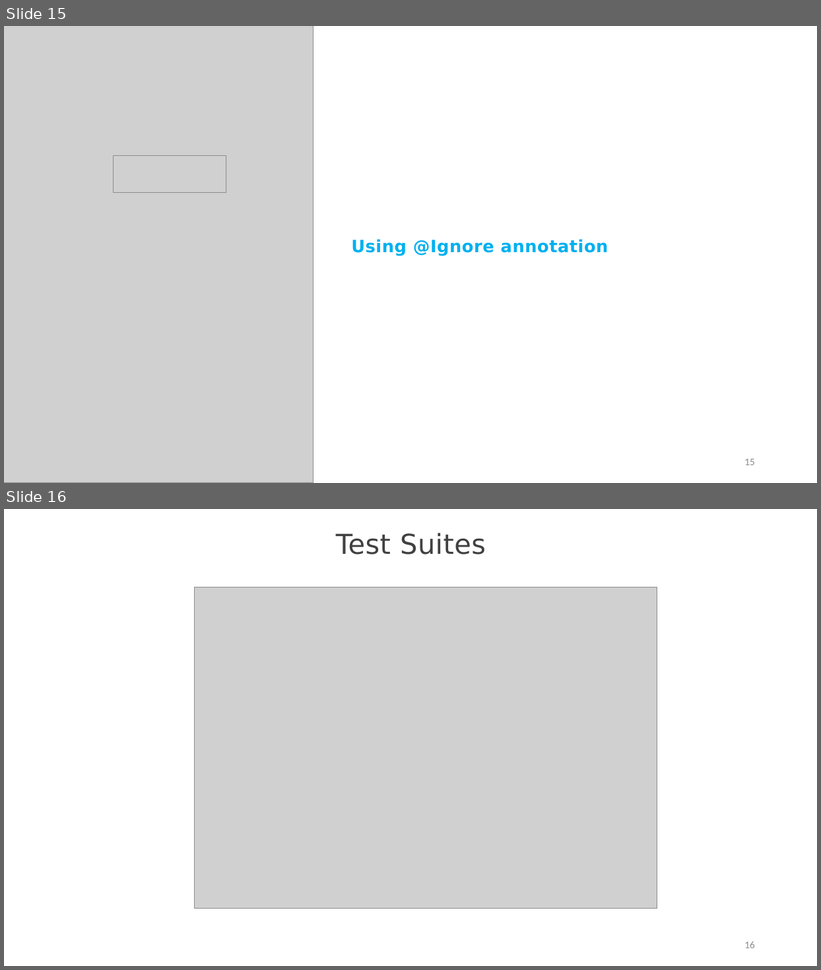
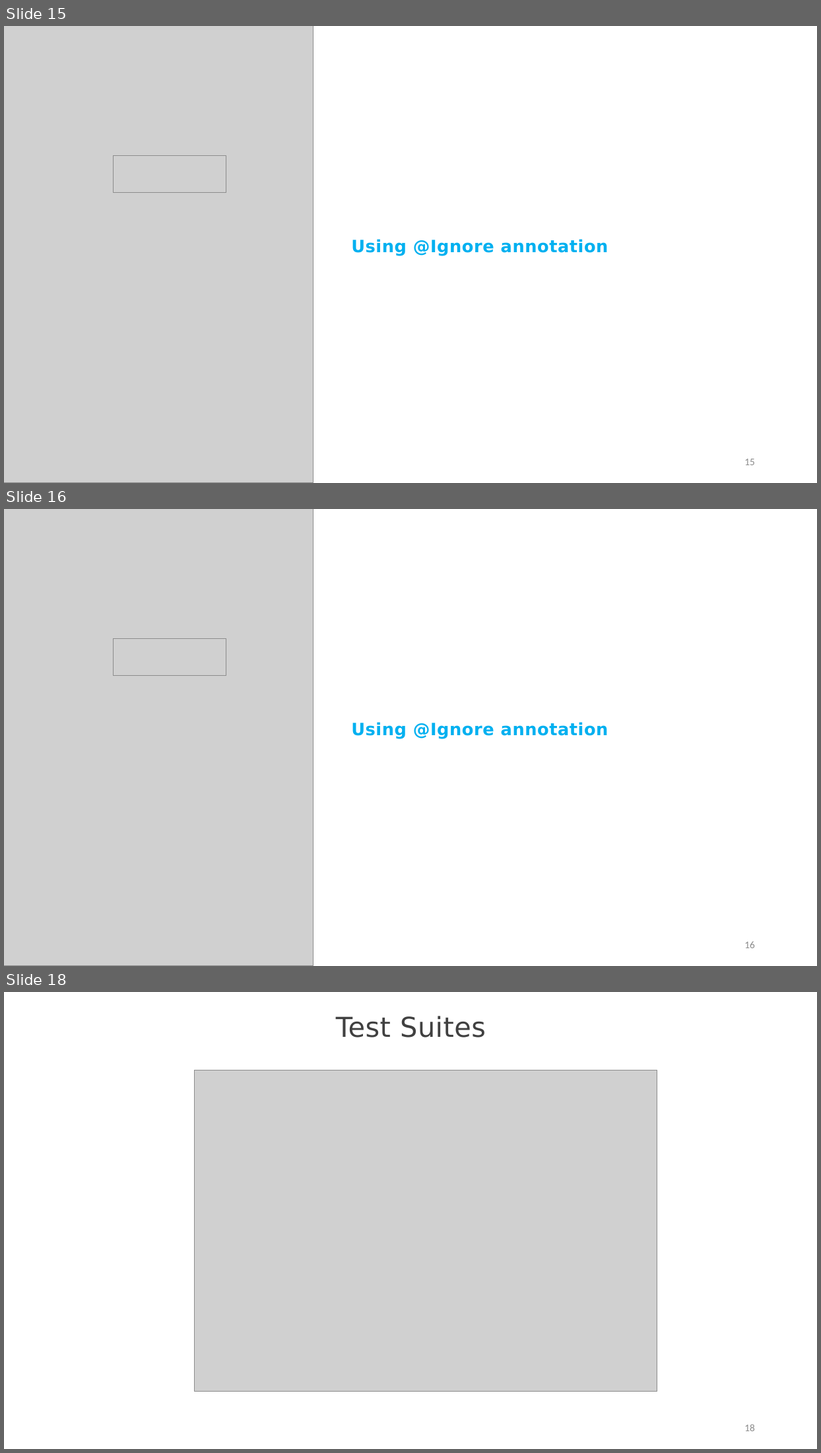
Before and after one commit to StevenJoseph19/Java8, a slide deck: Day 5/Slides/1. JUnit 4/junit4-for-unit-testing-slides.pptx. Shown one above the other, each under a label of ours: slides 15 and 16 before the commit, slides 15, 16 and 18 after it; the slides between them are not shown. The pictures are 821x970 and 821x1453 pixels, drawn with LibreOffice and Linux fonts; fonts in the diff are those of the drawing; grey boxes stand for pictures; background and template pictures are left out. Boxes give left, top, right and bottom in pixels: in the first picture for what was removed or moved away, otherwise in the second. Text is boxed around its words. In the diff, an @@ line names an element or a change of style, - is before the commit and + after.

```diff
--- a/Day 5/Slides/1. JUnit 4/junit4-for-unit-testing-slides.pptx
+++ b/Day 5/Slides/1. JUnit 4/junit4-for-unit-testing-slides.pptx
@@ slide 16 added at bbox=[4, 509, 817, 966], background #FFFFFF @@
@@ picture added at bbox=[4, 509, 314, 966] @@
@@ picture added at bbox=[113, 639, 226, 675] @@
@@ text added at bbox=[351, 722, 609, 739], 20 pt, text #00B0F0, bold @@
+Using @Ignore annotation
@@ page number added at bbox=[745, 941, 755, 949], 12 pt, text #8C8C8C @@
+16
@@ what was slide 16 is now slide 18 @@
@@ page number at bbox=[745, 1424, 755, 1432]: text changed @@
-16
+18
```
Also in this commit, not shown: 1 other slide added, 4 other files.
